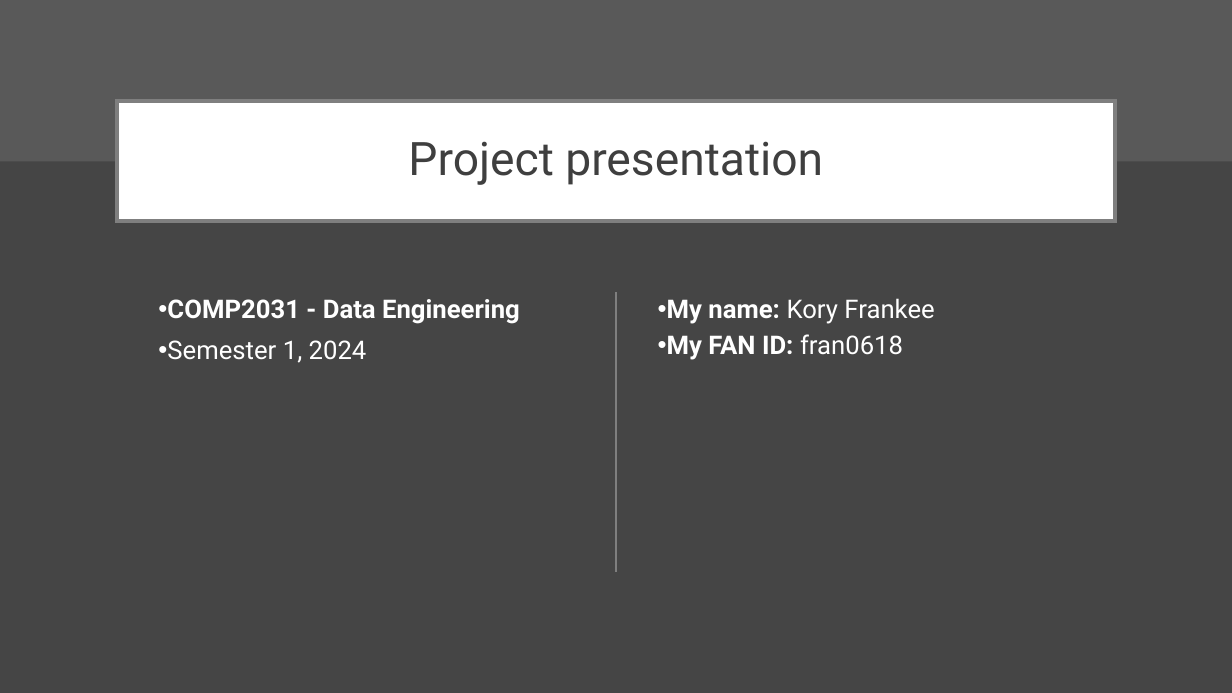
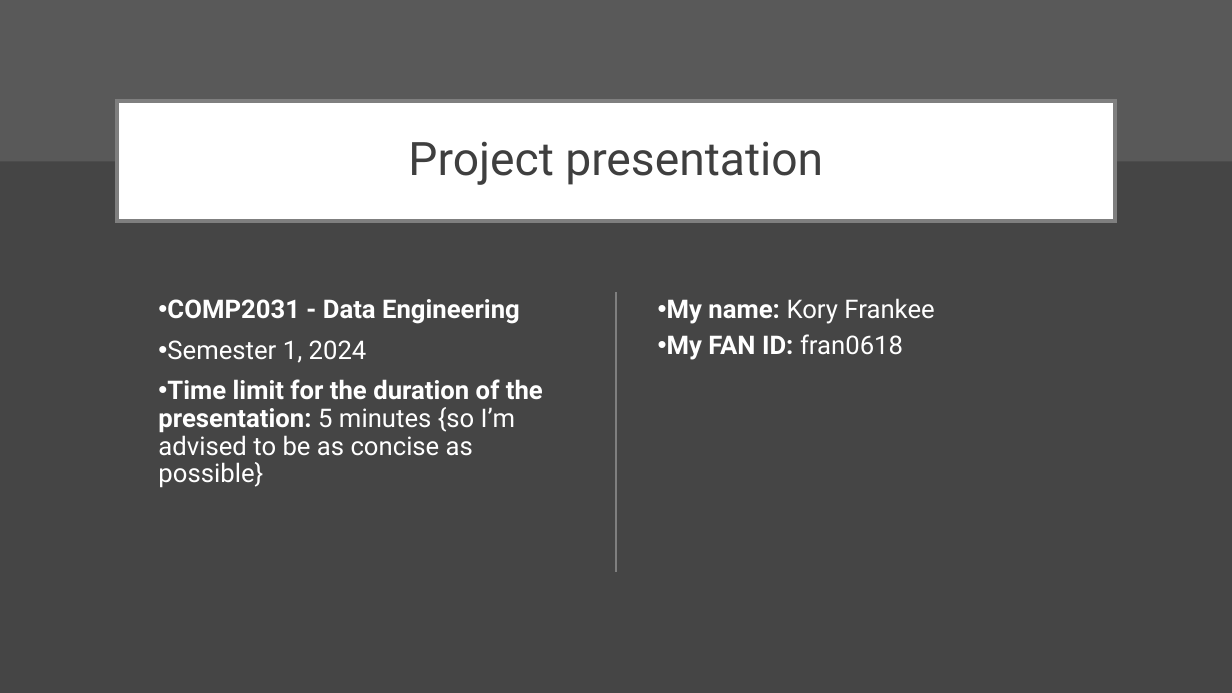
Before and after one commit to ProjectsKoryHasWorkedOn/2024_Grades_Dataset_R_Project, a slide deck: slide 1 of r_project_presentation.pptx. Drawn at 1232x693 pixels with LibreOffice and Linux fonts; fonts in the diff are those of the drawing. Boxes give left, top, right and bottom in pixels: in the first picture for what was removed or moved away, otherwise in the second. Text is boxed around its words. In the diff, an @@ line names an element or a change of style, - is before the commit and + after.

```diff
--- a/r_project_presentation.pptx
+++ b/r_project_presentation.pptx
@@ subtitle at [158, 379, 543, 487]: paragraph added @@
+• Time limit for the duration of the presentation: 5 minutes {so I’m advised to be as concise as possible}
```
Also in this commit, not shown: 3 other slides changed, 26 slides added, 12 slides removed, 11 other files.
